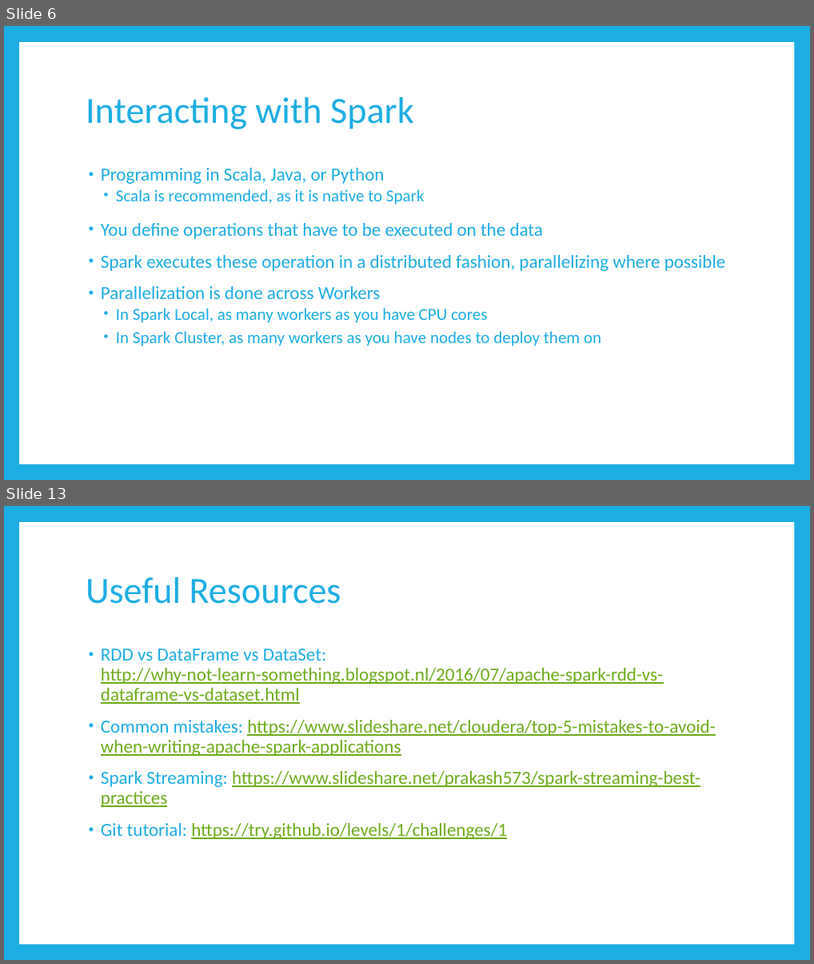
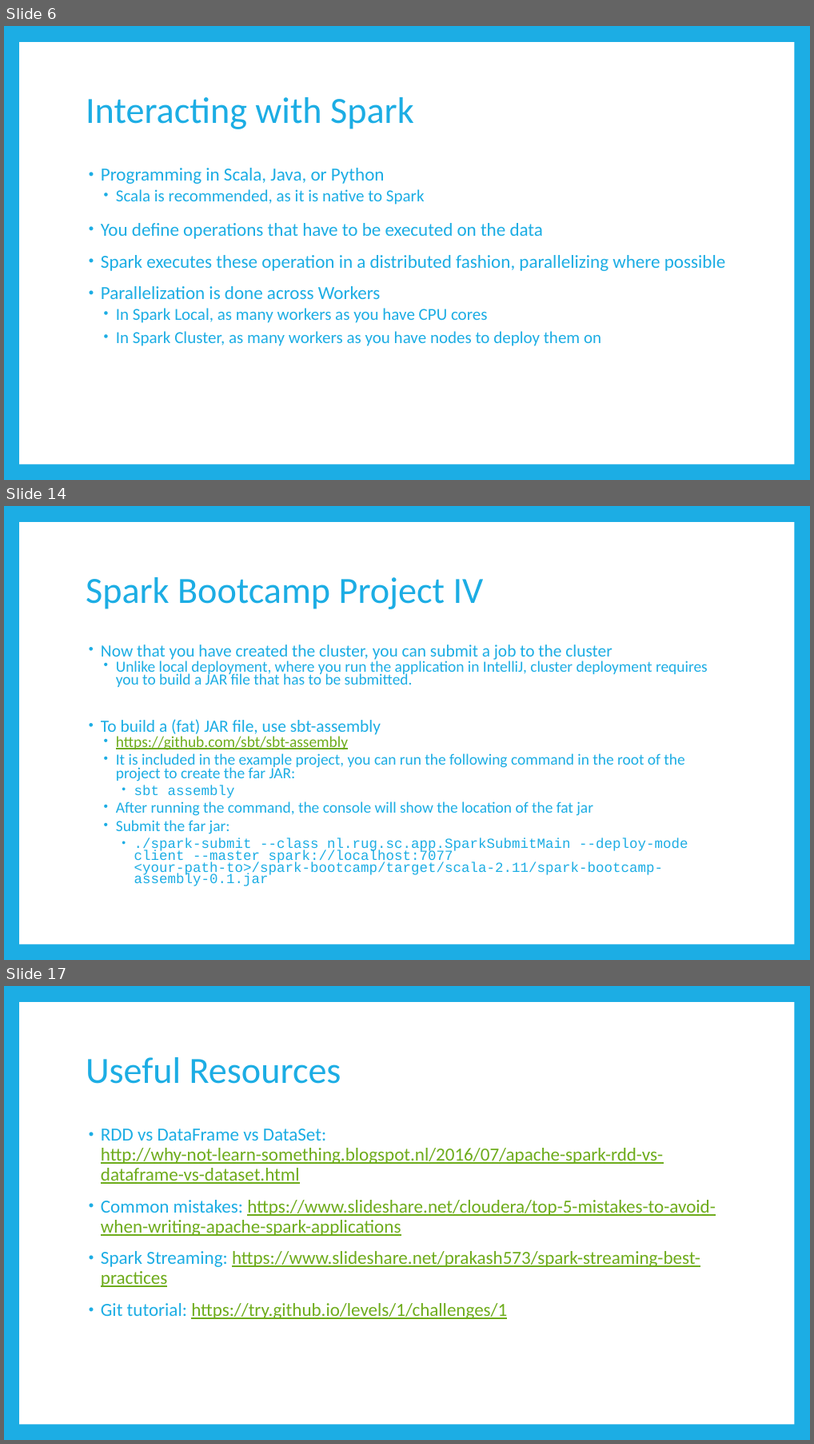
Before and after one commit to BrianSetz/spark-bootcamp, a slide deck: slides/Apache Spark Bootcamp.pptx. Shown one above the other, each under a label of ours: slides 6 and 13 before the commit, slides 6, 14 and 17 after it; the slides between them are not shown. The pictures are 814x964 and 814x1444 pixels, drawn with LibreOffice and Linux fonts; fonts in the diff are those of the drawing. Boxes give left, top, right and bottom in pixels: in the first picture for what was removed or moved away, otherwise in the second. Text is boxed around its words. In the diff, an @@ line names an element or a change of style, - is before the commit and + after.

```diff
--- a/slides/Apache Spark Bootcamp.pptx
+++ b/slides/Apache Spark Bootcamp.pptx
@@ slide 14 added at (4, 506, 810, 960), background #1CADE4; not listed: 1 template element that a slide beside it also shows @@
@@ title added at (86, 577, 484, 609), 44 pt, text #1CADE4 @@
+Spark Bootcamp Project IV
@@ text added at (101, 644, 708, 886), 18.5 pt, text #1CADE4 @@
+• Now that you have created the cluster, you can submit a job to the cluster
+  • Unlike local deployment, where you run the application in IntelliJ, cluster deployment requires you to build a JAR file that has to be submitted.
+• To build a (fat) JAR file, use sbt-assembly
+  • https://github.com/sbt/sbt-assembly
+  • It is included in the example project, you can run the following command in the root of the project to create the far JAR:
+    • sbt assembly
+  • After running the command, the console will show the location of the fat jar
+  • Submit the far jar:
+    • ./spark-submit --class nl.rug.sc.app.SparkSubmitMain --deploy-mode client --master spark://localhost:7077 <your-path-to>/spark-bootcamp/target/scala-2.11/spark-bootcamp-assembly-0.1.jar
@@ what was slide 13 is now slide 17 @@
```
Also in this commit, not shown: 9 slides changed, 4 other slides added, 2 other files.
